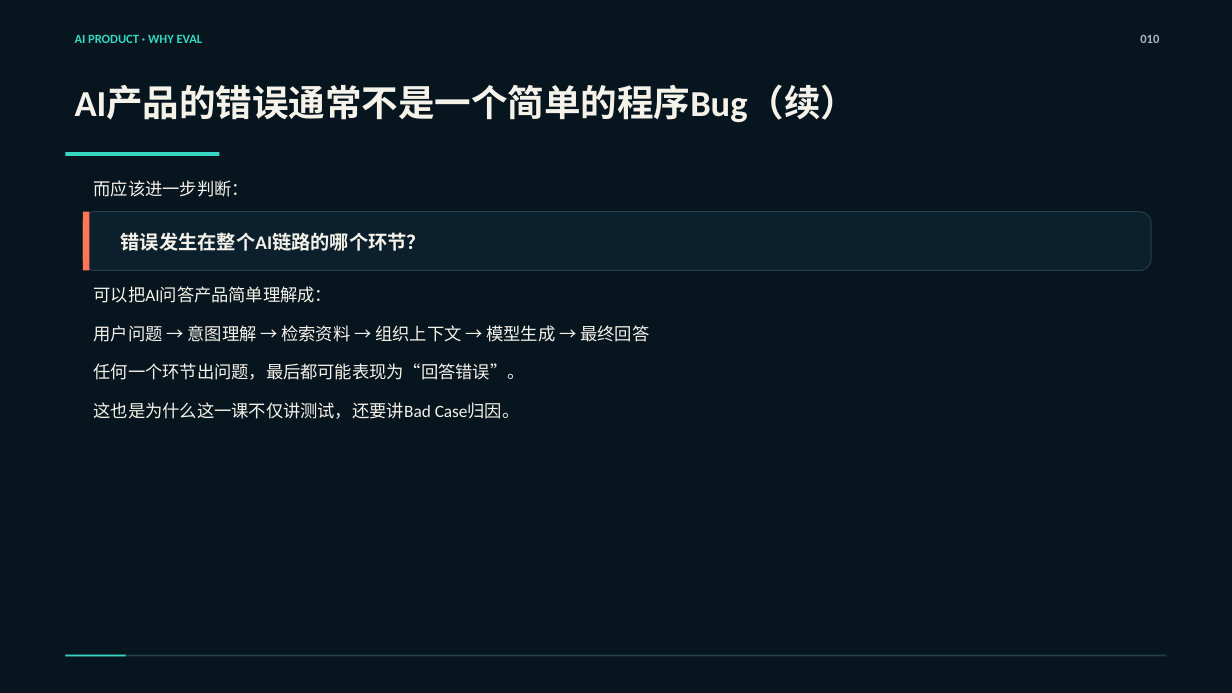
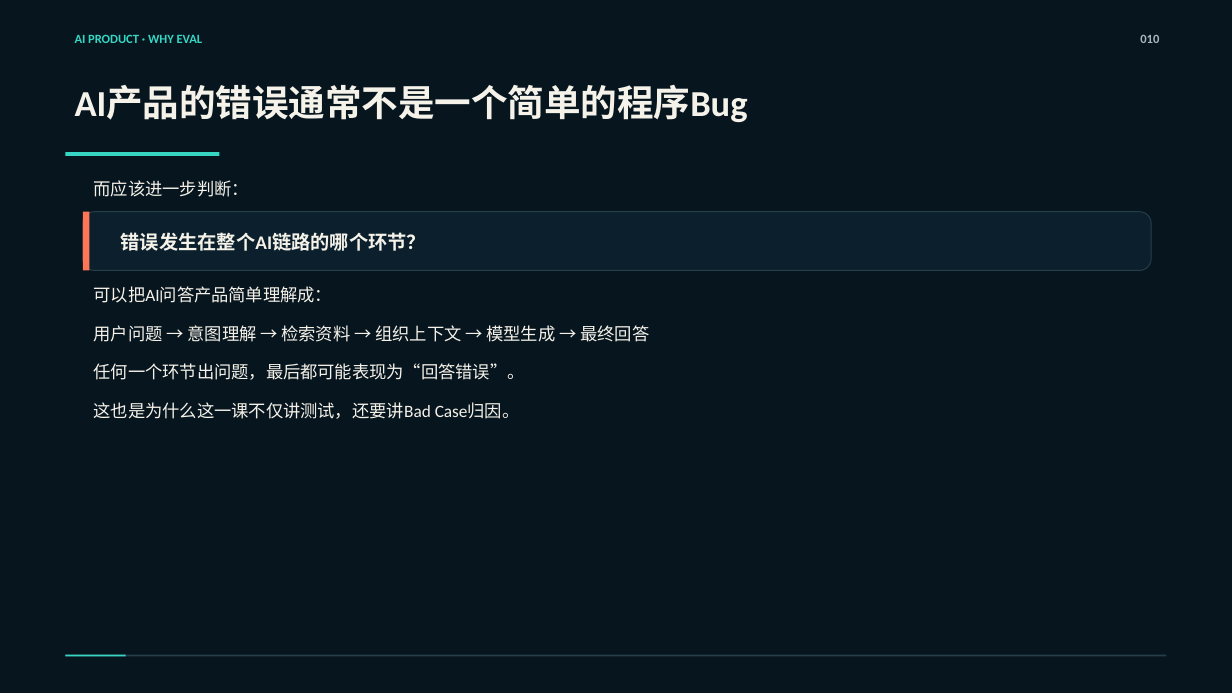
Before and after one commit to zhangkai2237/AI-Course, a slide deck: slide 9 of 课程生产/第一阶段/第09课_AI产品测试、指标与Bad Case_重做工作区/第09课_正式PPT_严格按MD版.pptx (slide 10 before the commit). Drawn at 1232x693 pixels with LibreOffice and Linux fonts; fonts in the diff are those of the drawing. Boxes give left, top, right and bottom in pixels: in the first picture for what was removed or moved away, otherwise in the second. Text is boxed around its words. In the diff, an @@ line names an element or a change of style, - is before the commit and + after.

```diff
--- a/课程生产/第一阶段/第09课_AI产品测试、指标与Bad Case_重做工作区/第09课_正式PPT_严格按MD版.pptx
+++ b/课程生产/第一阶段/第09课_AI产品测试、指标与Bad Case_重做工作区/第09课_正式PPT_严格按MD版.pptx
@@ text at [75,85,748,123]: text changed @@
-AI产品的错误通常不是一个简单的程序Bug（续）
+AI产品的错误通常不是一个简单的程序Bug
```
Also in this commit, not shown: 35 other slides changed, 2 slides added, 9 slides removed.
